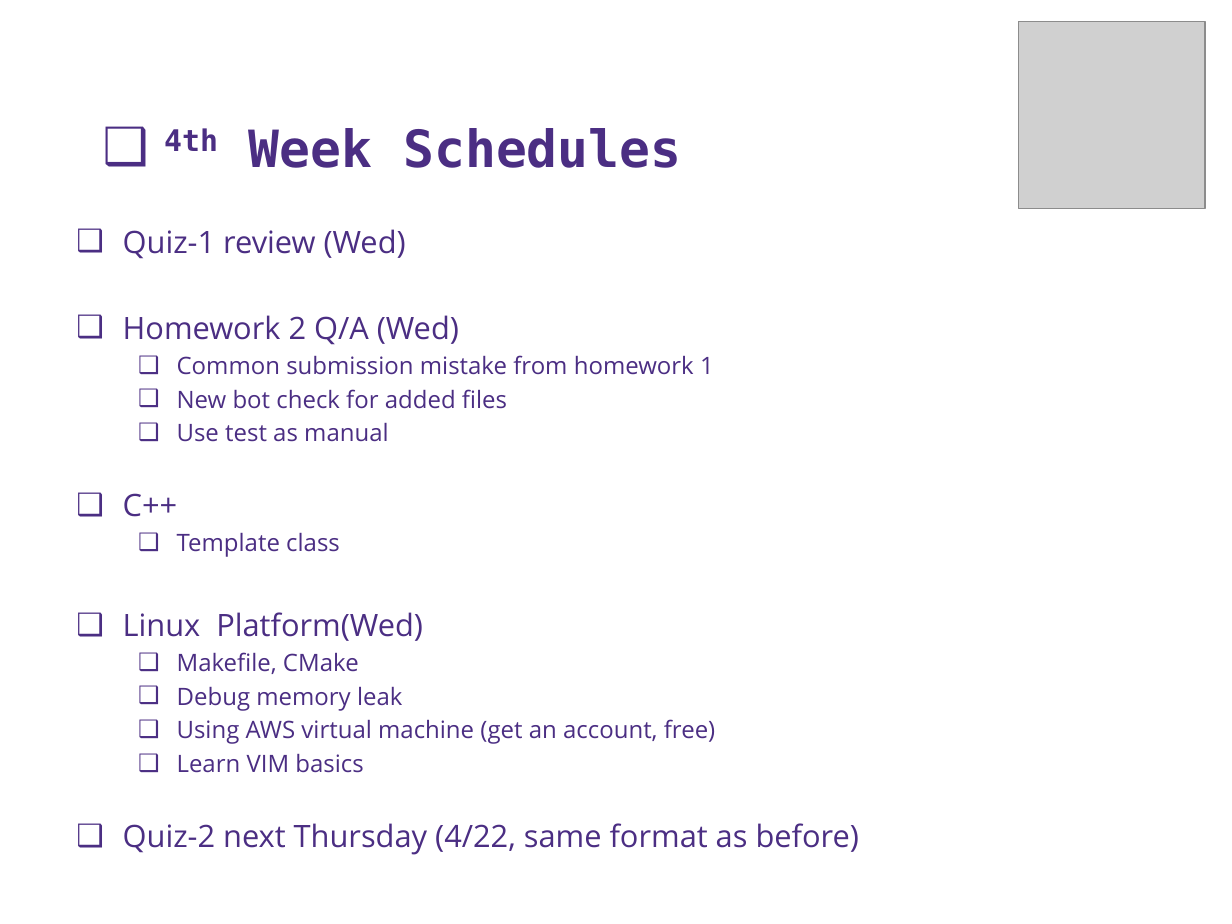
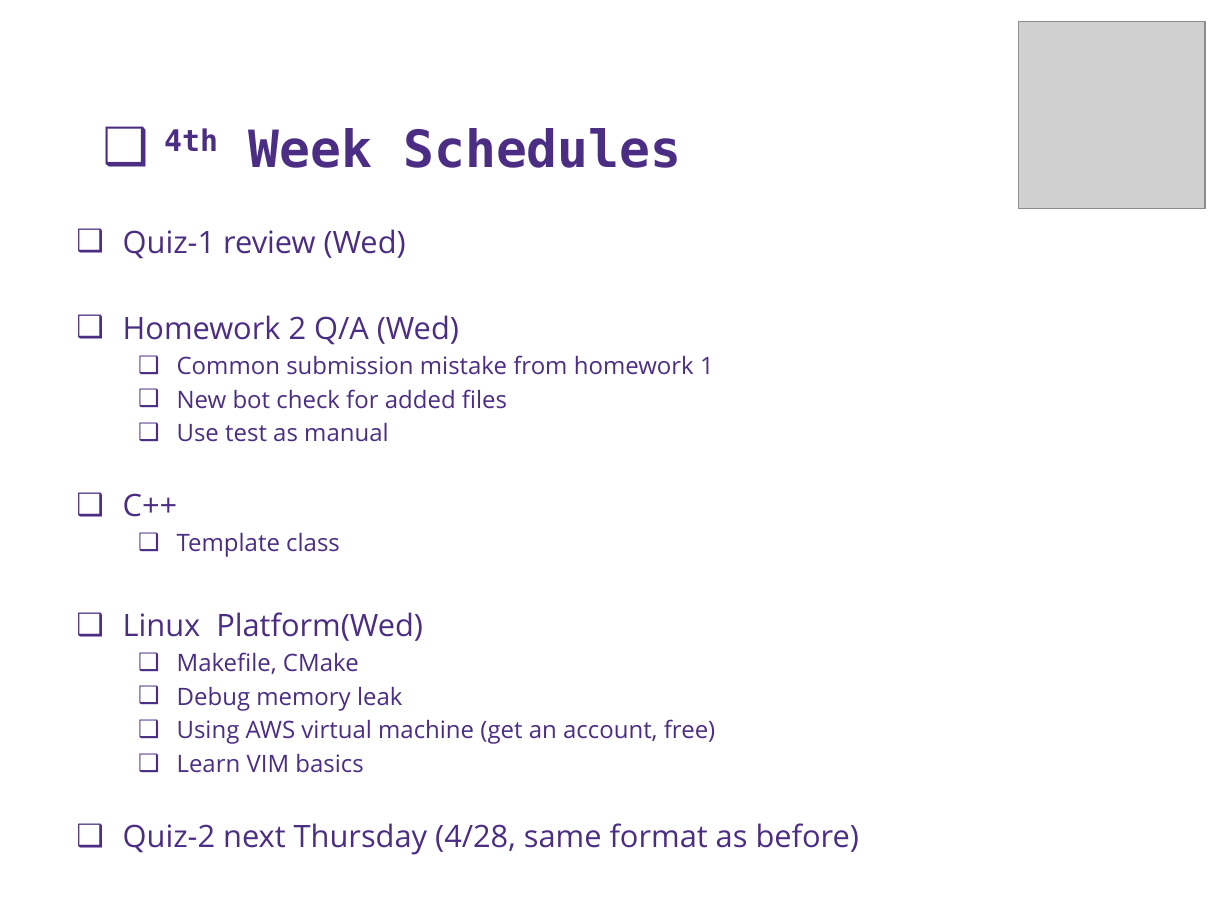
Before and after one commit to Andy-Boraphet/CSS342A-2022-Spring, a slide deck: slide 3 of week_04_OOP_ADT_LIST/week_04.pptx. Drawn at 1232x924 pixels with LibreOffice and Linux fonts; fonts in the diff are those of the drawing; grey boxes stand for pictures; background and template pictures are left out. Boxes give left, top, right and bottom in pixels: in the first picture for what was removed or moved away, otherwise in the second. Text is boxed around its words. In the diff, an @@ line names an element or a change of style, - is before the commit and + after.

Commit message:
add slides

```diff
--- a/week_04_OOP_ADT_LIST/week_04.pptx
+++ b/week_04_OOP_ADT_LIST/week_04.pptx
@@ text at bbox=[123, 823, 859, 855]: text changed @@
-❑ Quiz-2 next Thursday (4/22, same format as before)
+❑ Quiz-2 next Thursday (4/28, same format as before)
```
Also in this commit, not shown: 3 other slides changed, 4 slides added.
